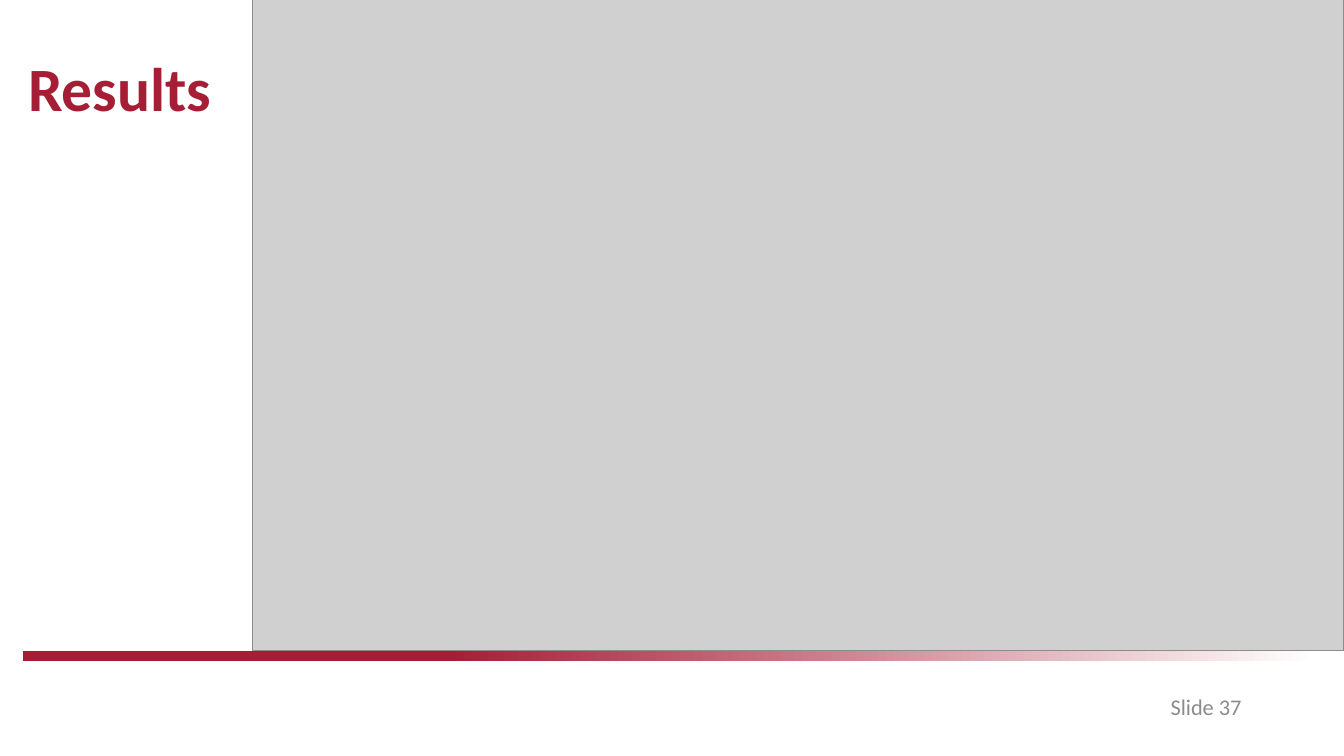
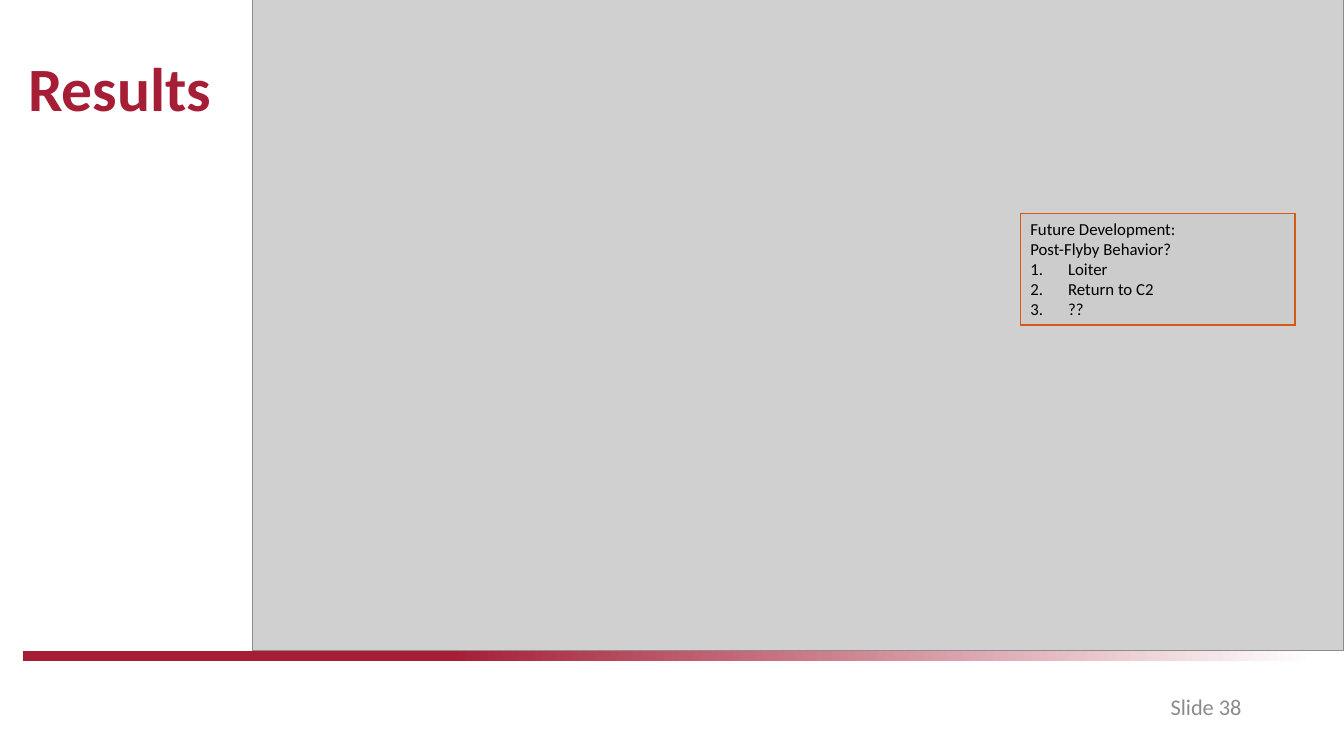
Before and after one commit to drjdlarson/angst, a slide deck: slide 38 of saved_simulations/CE/Springer_Culminating_Experience_Project.pptx (slide 37 before the commit). Drawn at 1344x756 pixels with LibreOffice and Linux fonts; fonts in the diff are those of the drawing; grey boxes stand for pictures; background and template pictures are left out. Boxes give left, top, right and bottom in pixels: in the first picture for what was removed or moved away, otherwise in the second. Text is boxed around its words. In the diff, an @@ line names an element or a change of style, - is before the commit and + after.

```diff
--- a/saved_simulations/CE/Springer_Culminating_Experience_Project.pptx
+++ b/saved_simulations/CE/Springer_Culminating_Experience_Project.pptx
@@ rectangle added at [1020, 214, 1296, 326], fill #CCCCCC, outline #D55816 1 pt, 12 pt, text #000000 @@
+Future Development:
+Post-Flyby Behavior?
+1. Loiter
+2. Return to C2
+3. ??
@@ page number at [1171, 699, 1242, 715]: text changed @@
-Slide 37
+Slide 38
```
Also in this commit, not shown: 4 other slides changed, 2 slides added, 1 slide removed, 3 other files.
